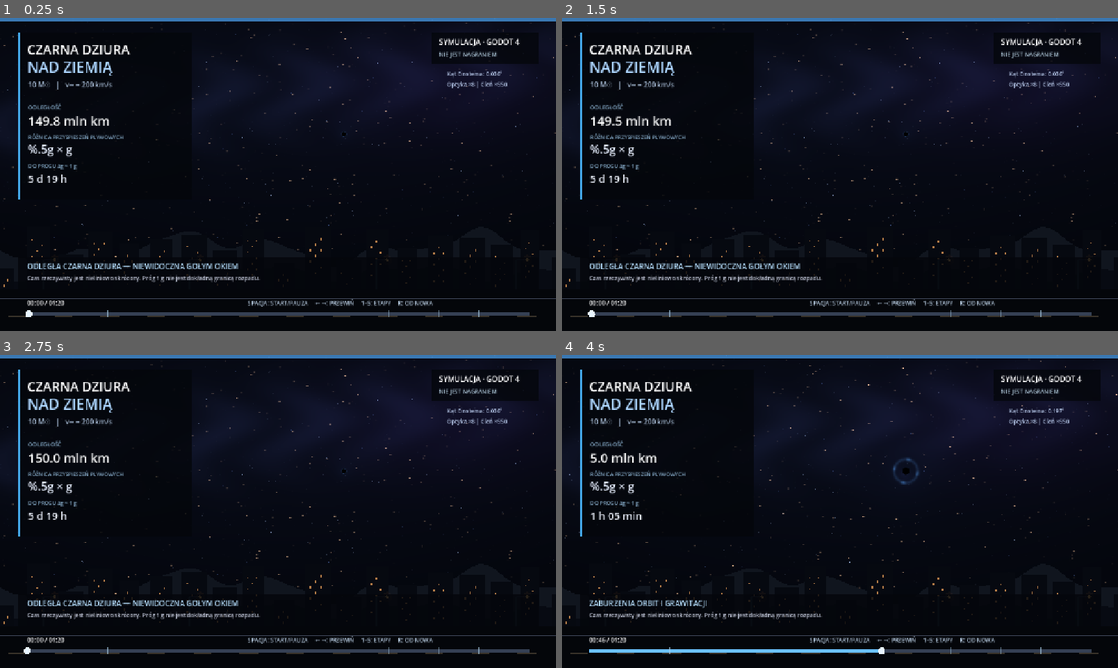
Above: before the commit, frames 1-4 (two rows, left to right).
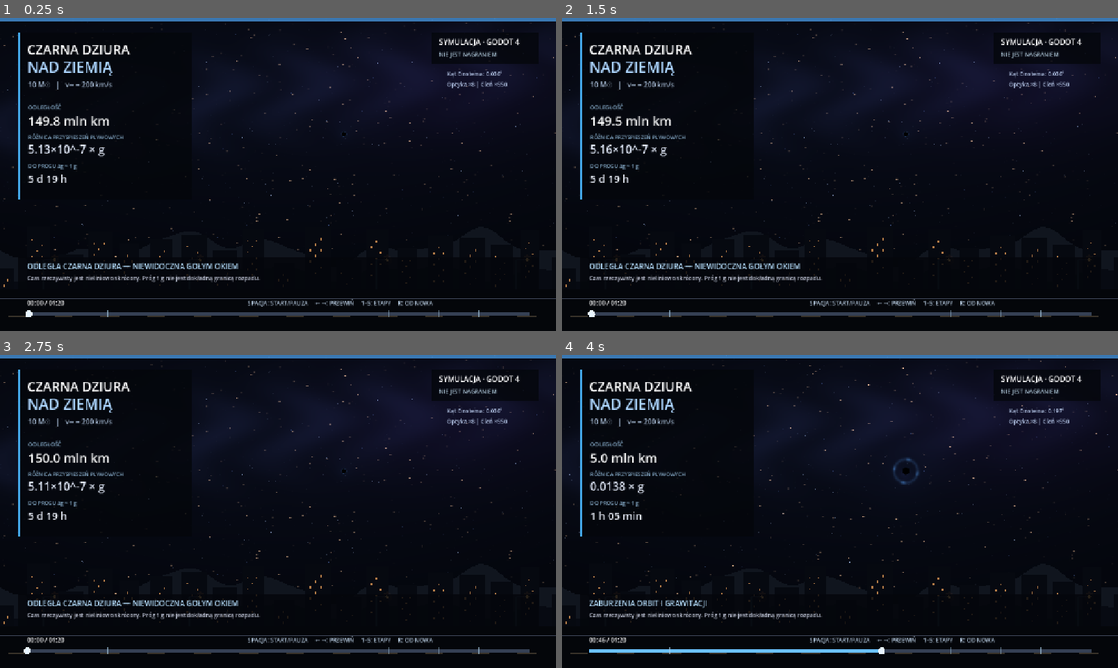
Above: after the commit, the same moments.

Repository: lisu188/3d
Game: Godot game, scene res://main.tscn
Two runs of this game, one before a commit and one after it. Both use one fixed random seed, a clock stepped at 60 frames per second and the inputs below.
Inputs (mouse positions are in pixels of both pictures, inside the frame that each line leads up to):
- Up to frame 1 (0.25 s): no input
- Up to frame 2 (1.5 s): tap Enter at 0.5 s; move the mouse to (962, 158) at 0.52 s; hold Right 0.53-1.25 s; tap R at 0.6 s; click (962, 158) at 0.67 s; tap Space at 0.77, 1.25 s; drag from (728, 190) to (812, 237) at 1.27 s
- Up to frame 3 (2.75 s): move the mouse to (333, 442) at 2.02 s; hold Right from 2.03 s (still down); tap 1 at 2.1 s
- Up to frame 4 (4 s): release Right at 2.75 s; tap Enter at 2.75 s; drag from (812, 574) to (673, 464) at 2.77 s; tap Space at 3.5, 3.77 s; move the mouse to (1006, 558) at 3.52 s; hold Left from 3.53 s (still down); tap 3 at 3.6 s

The runs differ from the first frame. In frame 1, 0.2% of the frame differs, in the area x 5-19%, y 40-45%; in frame 2, 0.2%; in frame 3, 0.2%; in frame 4, 0.2%.

Commit message:
fix: render tidal-force magnitude and show verified screenshots

Diff:
--- a/black-hole-flyby/scripts/main.gd
+++ b/black-hole-flyby/scripts/main.gd
@@ -256,7 +256,7 @@
 	_draw_text(Physics.format_distance(radius), Vector2(64.0, 247.0), 29)
 	_draw_text("RÓŻNICA PRZYSPIESZEŃ PŁYWOWYCH", Vector2(64.0, 278.0), 12, Color(0.55, 0.70, 0.82))
 	var tidal_color: Color = Color(1.0, 0.54, 0.38) if tidal >= 0.1 else Color(0.91, 0.94, 1.0)
-	_draw_text("%.5g × g" % tidal, Vector2(64.0, 311.0), 26, tidal_color)
+	_draw_text(Physics.format_ratio(tidal) + " × g", Vector2(64.0, 311.0), 26, tidal_color)
 	_draw_text("DO PROGU Δg ≈ 1 g", Vector2(64.0, 344.0), 12, Color(0.55, 0.70, 0.82))
 	var critical: float = Physics.critical_distance()
 	var remaining: float = Physics.travel_time(radius, critical)
--- a/black-hole-flyby/scripts/physics.gd
+++ b/black-hole-flyby/scripts/physics.gd
@@ -34,6 +34,18 @@
 static func travel_time(from_m: float, to_m: float) -> float:
 	return radial_time_antiderivative(from_m) - radial_time_antiderivative(to_m)
 
+static func format_ratio(value: float) -> String:
+	if value <= 0.0:
+		return "0"
+	if value < 0.0001:
+		var exponent: int = int(floor(log(value) / log(10.0)))
+		return "%.2f×10^%d" % [value / pow(10.0, float(exponent)), exponent]
+	if value < 1.0:
+		return "%.4f" % value
+	if value < 1000.0:
+		return "%.2f" % value
+	return "%.0f" % value
+
 static func format_distance(distance_m: float) -> String:
 	var km: float = distance_m / 1000.0
 	if km >= 1000000.0:
--- a/black-hole-flyby/tests/physics_test.gd
+++ b/black-hole-flyby/tests/physics_test.gd
@@ -11,5 +11,8 @@
 	assert(Physics.travel_time(1.5e11, Physics.critical_distance()) > 500000.0)
 	assert(Physics.travel_time(5.0e9, Physics.critical_distance()) > 3900.0)
 	assert(Physics.travel_time(2.0e9, Physics.critical_distance()) < 620.0)
+	assert(Physics.format_ratio(0.21555).begins_with("0.21"))
+	assert(Physics.format_ratio(5.1e-7).contains("10^"))
+	assert(Physics.format_ratio(4.1347).begins_with("4.13"))
 	print("PHYSICS TESTS PASSED")
 	quit(0)
Not shown, changed: black-hole-flyby/README.md
